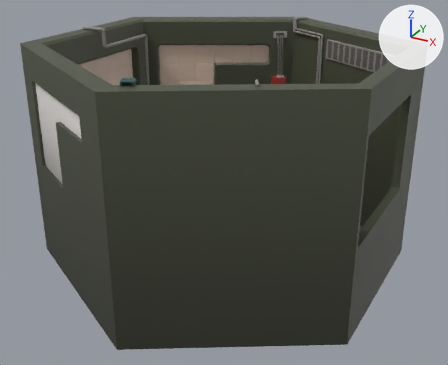
Before and after pictures for a commit that changed the FBX model Assets/Models/LabRoom_Walls.fbx.
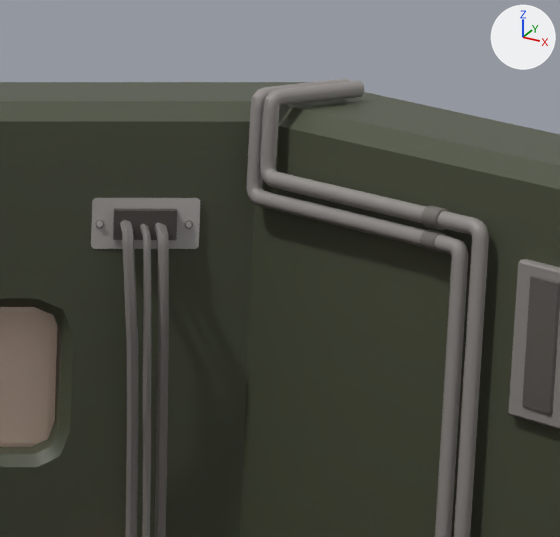
There are two pictures of each version: one whole from a 50 mm camera at (2.9, -10.13, 3.51) aimed at (-0.21, -4.47, 0.68), one close up on the part from 58% to 74% of the width and 2% to 20% of the height. The axes (+X, +Y, +Z) are drawn at upper right. The lights are the same throughout. The older version's two pictures come first. Where no turn or scale is listed for an object, it has been applied to the vertices. Vertices at exactly the same position are counted once.

Before the edit, the objects in view are built like this:
```python
me_cube_030 = bpy.data.meshes.new('Cube.030')
me_cube_030.from_pydata(...)  # 20 vertices, 17 faces; spans x -0.565..0.383, y -0.228..0.333, z -0.11..0.11
me_cube_030.materials.append(mat_texturesheet)  # picture img_thermocolorsheet_png
me_cube_316 = bpy.data.meshes.new('Cube.316')
me_cube_316.from_pydata(...)  # 187 vertices, 187 faces; spans x -0.03..0.851, y -0.492..0.021, z -0.095..0.095
me_cube_316.materials.append(mat_texturesheet)  # picture img_thermocolorsheet_png
me_cube_322 = bpy.data.meshes.new('Cube.322')
me_cube_322.from_pydata(...)  # 2781 vertices, 2357 faces; spans x -1.76..1.76, y -1.96..1.96, z -1.17..1.19
me_cube_322.materials.append(mat_texturesheet)  # picture img_thermocolorsheet_png
ob_cube_149 = bpy.data.objects.new('Cube.149', me_cube_030)
ob_cube_149.location = (1.072, -3.678, 2.062)
ob_roomshell = bpy.data.objects.new('roomShell', me_cube_322)
ob_roomshell.location = (-0.055, -4.774, 1.161)
ob_roomshell_002 = bpy.data.objects.new('roomShell.002', me_cube_316)
ob_roomshell_002.location = (0.563, -3.399, 2.063)
# also in view: 'windowBlock_right' at (-0.91, -3.45, 1.54)
```
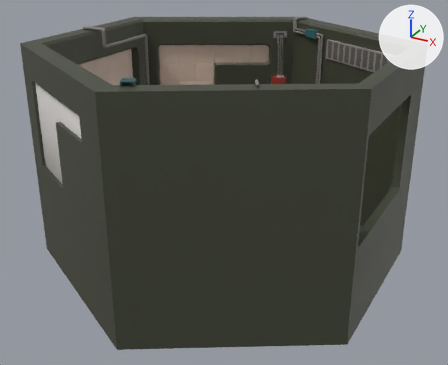
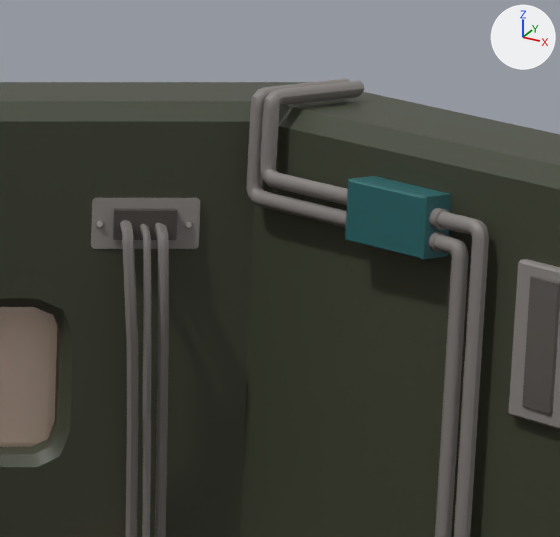
What changed in the scene script:
```text
Change me_cube_322:
    used by ob_roomshell; location = (-0.055, -4.774, 1.161)
    remove me_cube_322.from_pydata(...)  # 2781 vertices, 2357 faces; spans x -1.76..1.76, y -1.96..1.96, z -1.17..1.19
    add me_cube_322.from_pydata(...)  # 2644 vertices, 2212 faces; spans x -1.76..1.76, y -1.96..1.96, z -1.17..1.19
    me_cube_322 part 1: 10 vertices moved within x 0.04..0.49, y 1.45..1.7, z 1.0..1.15; 117 vertices removed from x 0.03..0.51, y 1.43..1.84, z -1.11..1.16
    me_cube_322 part 2: 1080 kept faces spanning x -1.76..1.76, y -1.96..1.96, z -1.17..1.19 get new texture (UV) coordinates
    other edits to the shape of me_cube_322 do not show in these pictures
Add me_cube_526:
    me_cube_526.from_pydata(...)  # 12 vertices, 9 faces; spans x -0.094..0.096, y -0.073..0.075, z -0.044..0.044
    me_cube_526.materials.append(mat_texturesheet)  # picture img_thermocolorsheet_png
Add ob_controlbox_006:
    ob_controlbox_006 = bpy.data.objects.new('controlBox.006', me_cube_526)
    ob_controlbox_006.location = (0.283, -3.24, 2.193)
```

Location of each change, [x1, y1, x2, y2] in pixels of the close-ups (560 x 537 px):
'controlBox.006', added (cyan)
    after: [345, 176, 451, 259]
part 1 of me_cube_322, cut back
    before: [250, 89, 489, 537]
    after: [279, 93, 467, 252]
part 2 of me_cube_322, surface changed
    both: [89, 78, 488, 318]
